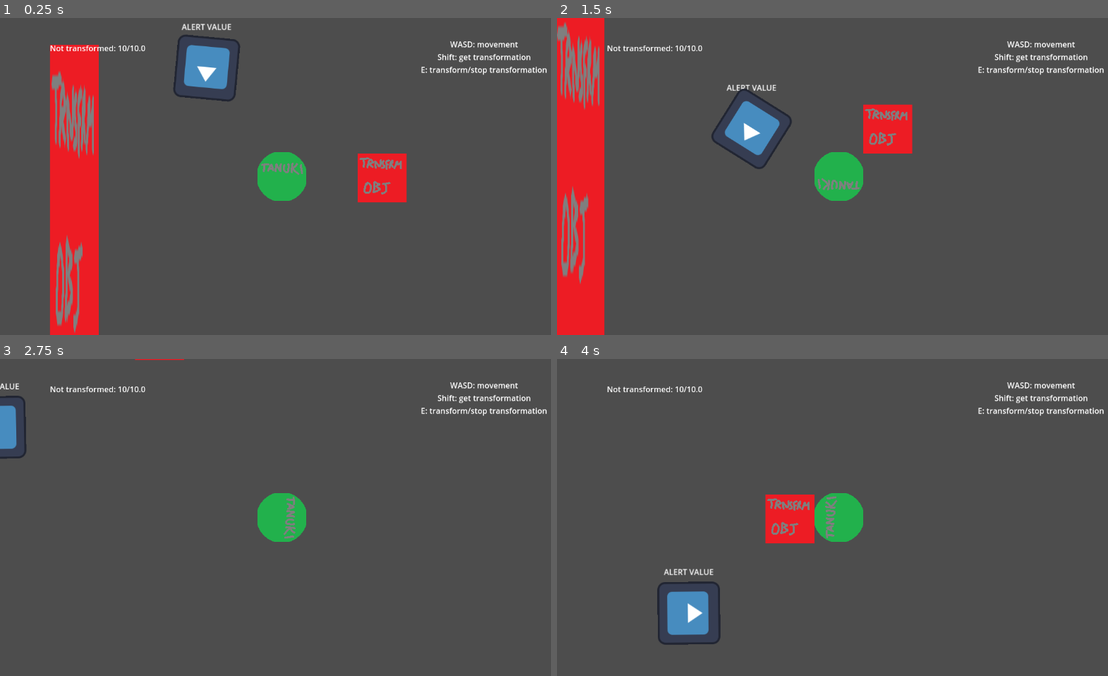
Above: before the commit, frames 1-4 (two rows, left to right).
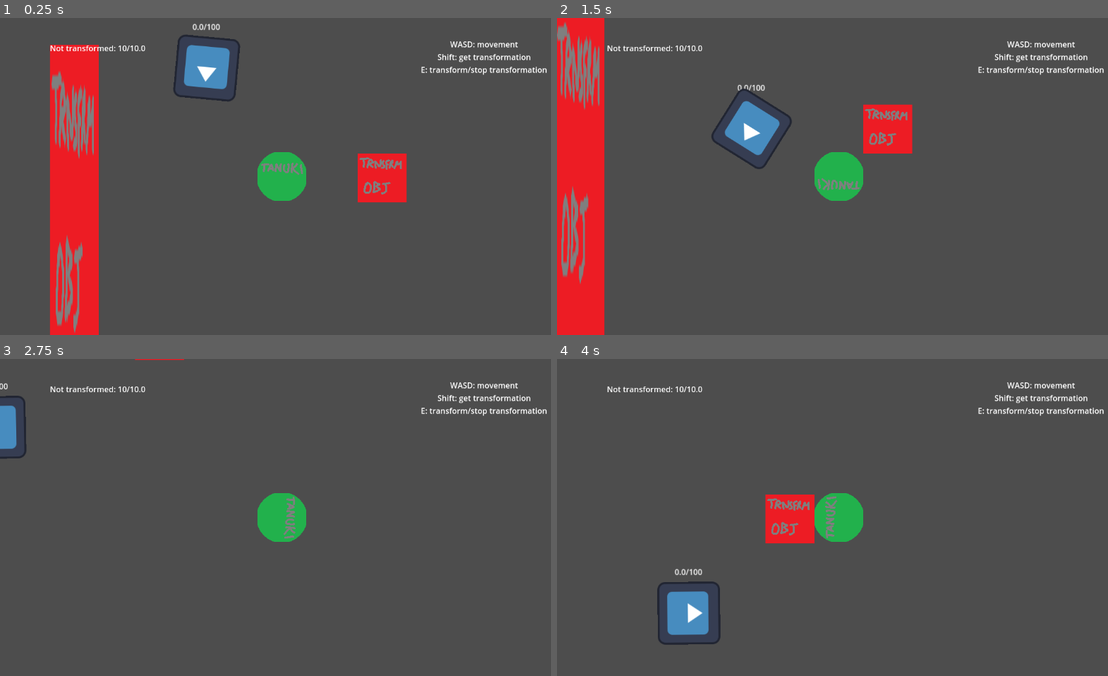
Above: after the commit, the same moments.

Repository: FinalExa/Tanuki
Game: Godot game, scene res://_Scenes/player_transform_test.tscn
Same seed, same stepped clock (60 frames per second), same inputs: the game is played once before the commit and once after it. The engine's default icon, where the game draws it, is replaced by a stand-in: a white triangle on a blue panel in a dark square.
Inputs (mouse positions are in pixels of both pictures, inside the frame that each line leads up to):
- Up to frame 1 (0.25 s): no input
- Up to frame 2 (1.5 s): move the mouse to (964, 160) at 0.52 s; hold D (right) 0.53-1.28 s; tap E (transformation) at 0.6 s; move the mouse to (727, 192) at 1.27 s; hold S (down) from 1.28 s (still down); click (727, 192) at 1.35 s
- Up to frame 3 (2.75 s): tap E (transformation) at 1.55, 2.3 s; move the mouse to (336, 447) at 2.02 s; release S (down) at 2.03 s; hold D (right) from 2.03 s (still down); tap Shift (interact) at 2.1 s
- Up to frame 4 (4 s): move the mouse to (810, 580) at 2.77 s; release D (right) at 2.78 s; hold W (up) 2.78-3.53 s; tap E (transformation) at 2.85, 3.6 s; move the mouse to (1008, 565) at 3.52 s; hold A (left) from 3.53 s (still down)

The runs differ from the first frame. In frame 1, 0.1% of the frame differs, in the area x 32-42%, y 1-4%; in frame 2, 0.1%; in frame 3, less than 0.1%; in frame 4, 0.1%, in the area x 19-29%, y 66-69%.
Error before the commit: Parse Error: Too many arguments for "initialize_guard_research()" call. Expected at most 1 but received 2. (res://Enemies/Scripts/GuardAlert.gd:77)

Commit message:
anti crash fix

Diff:
--- a/Enemies/ScreamArea.gd
+++ b/Enemies/ScreamArea.gd
@@ -10,4 +10,4 @@
 	if (controllerRef != null && body != controllerRef && body is GuardController):
 		var controller: GuardController = body
 		if (!controller.isInAlert && !controller.isInResearch):
-			controller.guardResearch.initialize_guard_research(controllerRef, true)
+			controller.guardResearch.initialize_guard_research(controllerRef)
--- a/Enemies/Scripts/GuardAlert.gd
+++ b/Enemies/Scripts/GuardAlert.gd
@@ -74,7 +74,7 @@
 				else:
 					if (lostSightOfPlayer == true && check_if_player_transformation_status(result.collider) == 1):
 						stop_alert()
-						guardResearch.initialize_guard_research(alertTarget, true)
+						guardResearch.initialize_guard_research(alertTarget)
 						return
 	target_not_seen(space_state)
 
--- a/Enemies/Scripts/GuardCheck.gd
+++ b/Enemies/Scripts/GuardCheck.gd
@@ -113,7 +113,7 @@
 	else:
 		if (currentAlertValue >= researchValueThreshold):
 			stop_guardCheck()
-			guardResearch.initialize_guard_research(checkTarget, researchOutcome)
+			guardResearch.initialize_guard_research(checkTarget)
 		else:
 			if (reductionOverTimeActive == false):
 				activate_reduction_over_time()
@@ -139,7 +139,7 @@
 			guardAlert.start_alert(checkTarget)
 		else:
 			stop_guardCheck()
-			guardResearch.initialize_guard_research(checkTarget, researchOutcome)
+			guardResearch.initialize_guard_research(checkTarget)
 
 func end_check():
 	reductionOverTimeActive = false
--- a/Enemies/guard.tscn
+++ b/Enemies/guard.tscn
@@ -87,7 +87,7 @@
 [node name="Sprite2D" type="Sprite2D" parent="Rotator"]
 texture = ExtResource("2_7u3uy")
 
-[node name="GuardCheck" type="Area2D" parent="Rotator" node_paths=PackedStringArray("controllerRef", "rayTargets", "guardController", "guardAlertValue", "guardResearch", "guardAlert", "guardPatrol", "guardStunned")]
+[node name="GuardCheck" type="Area2D" parent="Rotator" node_paths=PackedStringArray("controllerRef", "guardController", "guardAlertValue", "guardResearch", "guardAlert", "guardPatrol", "guardStunned")]
 position = Vector2(0, -16)
 rotation = 3.14159
 collision_layer = 12
@@ -100,7 +100,6 @@
 reductionOverTimeValue = 15.0
 distanceMultiplier = 0.2
 preCheckDuration = 0.1
-rayTargets = [NodePath("RayTargets/Target1"), NodePath("RayTargets/Target2"), NodePath("RayTargets/Target3"), NodePath("RayTargets/Target4"), NodePath("RayTargets/Target5")]
 guardController = NodePath("../..")
 guardAlertValue = NodePath("../../AlertValue")
 guardResearch = NodePath("../GuardResearch")
@@ -168,7 +167,7 @@
 [node name="Target5" type="Node2D" parent="Rotator/GuardResearch"]
 position = Vector2(8, -592)
 
-[node name="GuardAlert" type="Node2D" parent="Rotator" node_paths=PackedStringArray("rayTargets", "screamArea", "guardAlertValue", "guardController", "guardMovement", "guardRotator", "guardResearch", "guardCheck", "guardStunned")]
+[node name="GuardAlert" type="Node2D" parent="Rotator" node_paths=PackedStringArray("screamArea", "guardAlertValue", "guardController", "guardMovement", "guardRotator", "guardResearch", "guardCheck", "guardStunned")]
 script = ExtResource("5_t7kgq")
 alertMovementSpeed = 400.0
 catchDistanceThreshold = 200.0
@@ -177,7 +176,6 @@
 targetNotSeenLastLocationThreshold = 100.0
 preChaseDuration = 1.0
 searchForMissingTargetDistance = 600.0
-rayTargets = [NodePath("Targets/Target"), NodePath("Targets/Target2"), NodePath("Targets/Target3"), NodePath("Targets/Target4"), NodePath("Targets/Target5"), NodePath("Targets/Target6"), NodePath("Targets/Target7"), NodePath("Targets/Target8"), NodePath("Targets/Target9"), NodePath("Targets/Target10"), NodePath("Targets/Target11"), NodePath("Targets/Target12"), NodePath("Targets/Target13"), NodePath("Targets/Target14"), NodePath("Targets/Target15"), NodePath("Targets/Target16"), NodePath("Targets/Target17"), NodePath("Targets/Target18"), NodePath("Targets/Target19"), NodePath("Targets/Target20"), NodePath("Targets/Target21")]
 alertText = "ALERT"
 screamArea = NodePath("ScreamArea")
 returnToCheckAlertValue = 35.0
